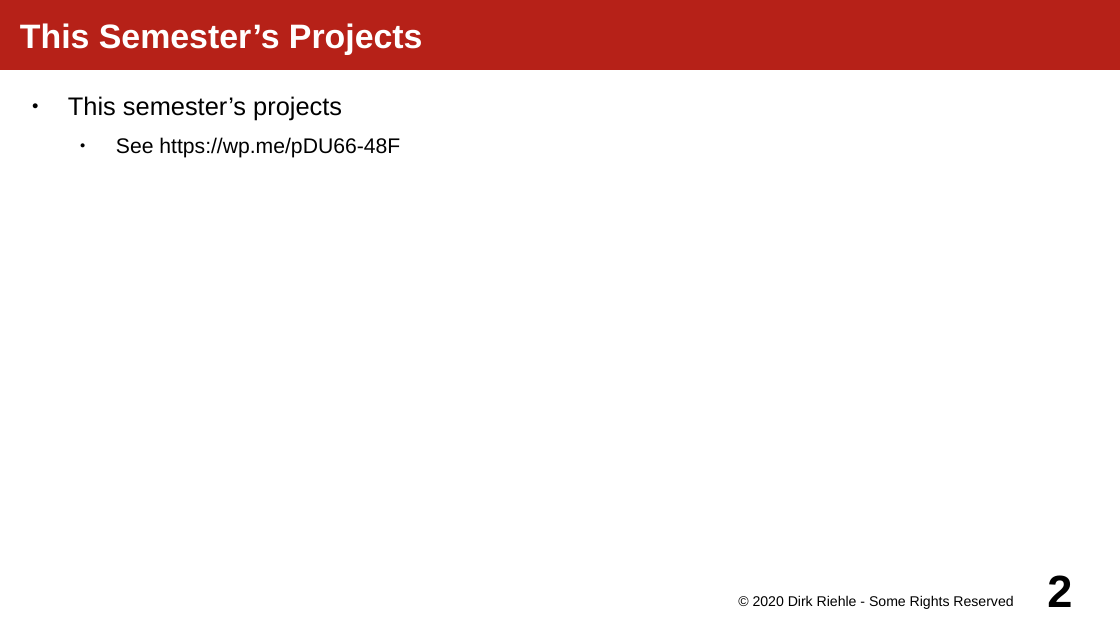
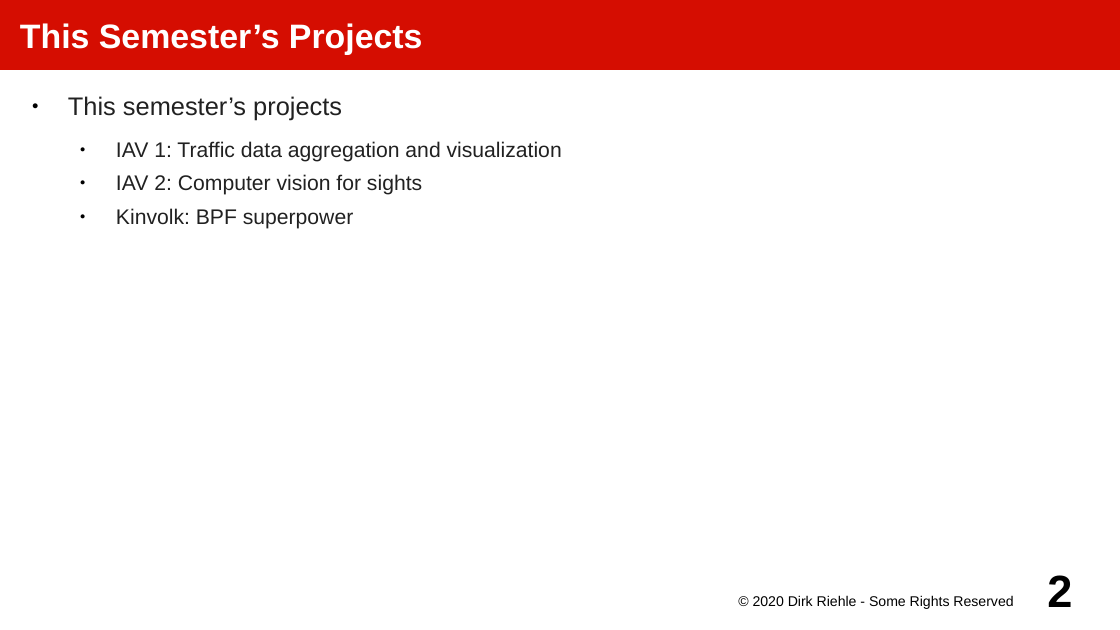
Before and after one commit to dirkriehle/amos-course, a slide deck: slide 2 of Lecture slides/AMOS A03 - Course Projects.odp. Drawn at 1120x630 pixels with LibreOffice and Linux fonts; fonts in the diff are those of the drawing. Boxes give left, top, right and bottom in pixels: in the first picture for what was removed or moved away, otherwise in the second. Text is boxed around its words. In the diff, an @@ line names an element or a change of style, - is before the commit and + after.

```diff
--- a/Lecture slides/AMOS A03 - Course Projects.odp
+++ b/Lecture slides/AMOS A03 - Course Projects.odp
@@ title "This Semester’s Projects" at (0,0,1120,70): fill #B62118 to #D50D01 @@
@@ text at (68,96,342,120): text colour #000000 to #212121 in "This semester’s projects" @@
@@ text at (116,141,562,229): text changed; text colour #000000 to #212121 @@
-  ● See https://wp.me/pDU66-48F
+  ● IAV 1: Traffic data aggregation and visualization
+  ● IAV 2: Computer vision for sights
+  ● Kinvolk: BPF superpower
```
Also in this commit, not shown: 6 other slides changed, 35 other files.
